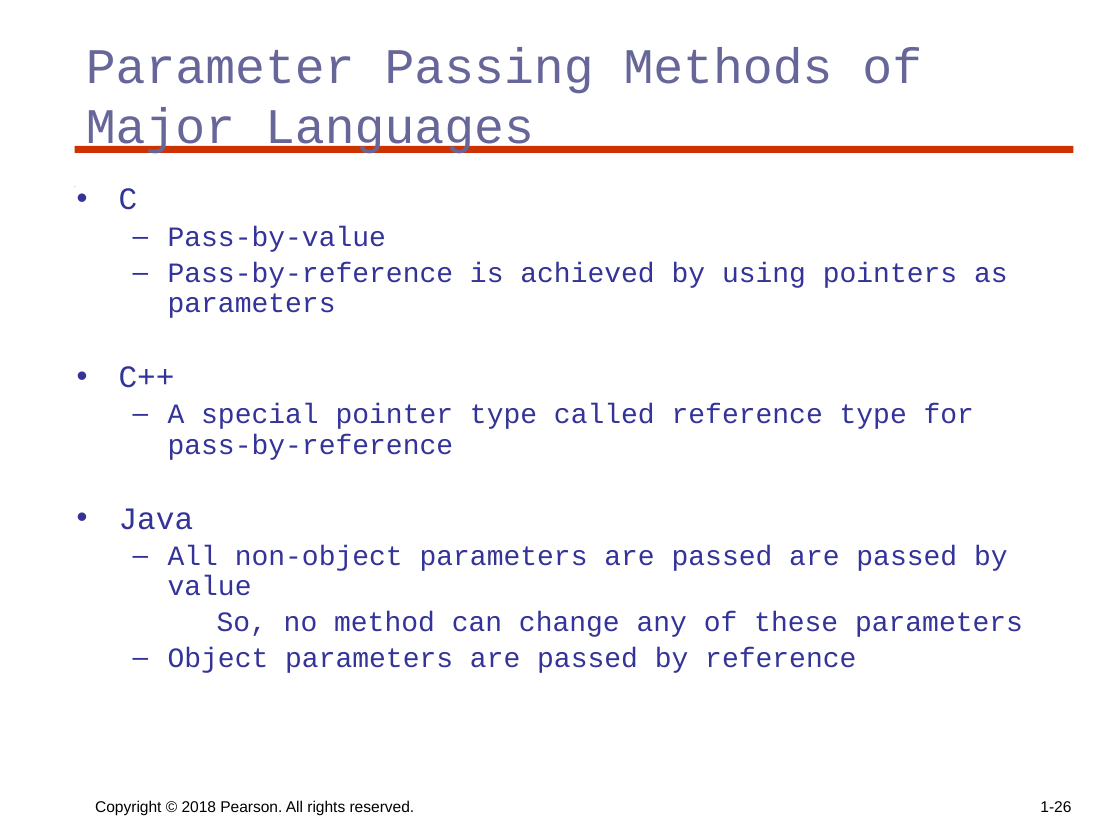
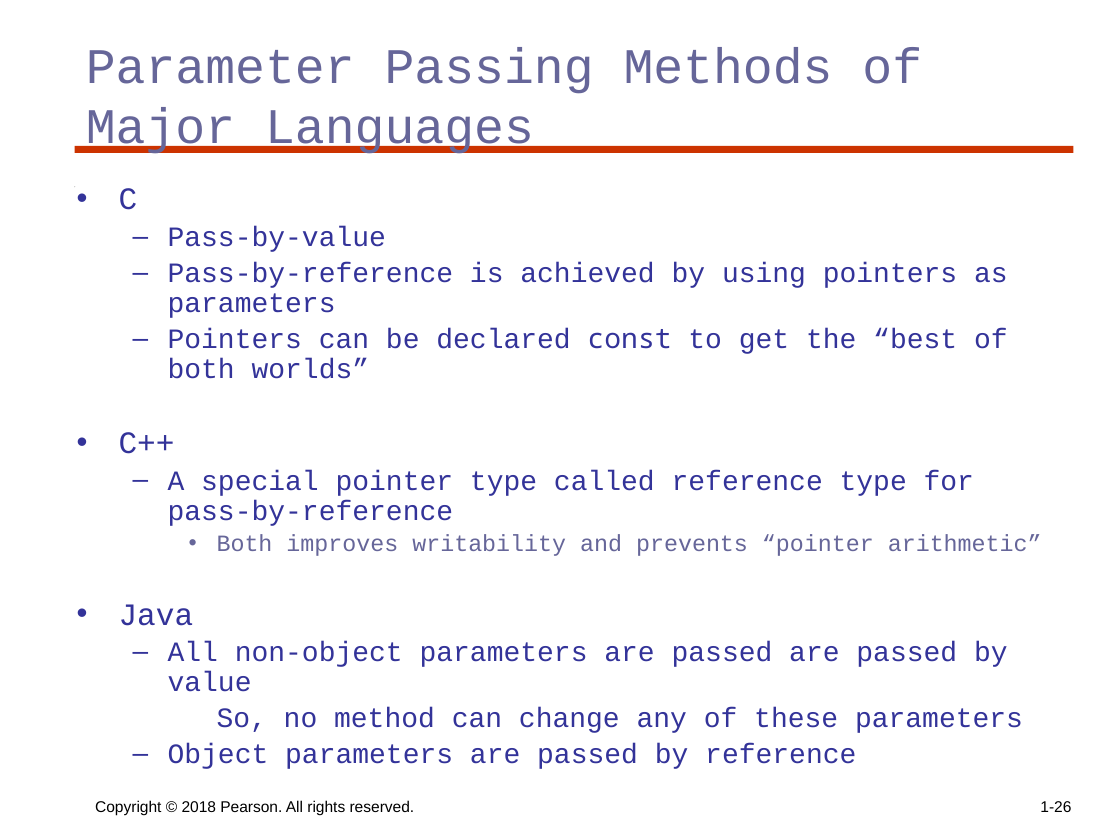
Before and after one commit to KurmasGVSU/KurmasGVSU.github.io, a slide deck: slide 26 of Teaching/Courses/W23/CIS343/LectureNotes/cis343_ch9.pptx. Drawn at 1120x840 pixels with LibreOffice and Linux fonts; fonts in the diff are those of the drawing. Boxes give left, top, right and bottom in pixels: in the first picture for what was removed or moved away, otherwise in the second. Text is boxed around its words. In the diff, an @@ line names an element or a change of style, - is before the commit and + after.

```diff
--- a/Teaching/Courses/W23/CIS343/LectureNotes/cis343_ch9.pptx
+++ b/Teaching/Courses/W23/CIS343/LectureNotes/cis343_ch9.pptx
@@ text at (168,328,1008,379): paragraph added @@
+  – Pointers can be declared const to get the “best of both worlds”
@@ text at (217,534,1042,556): paragraph added @@
+    • Both improves writability and prevents “pointer arithmetic”
```
Also in this commit, not shown: 25 other slides changed, 5 slides added, 4 other files.
